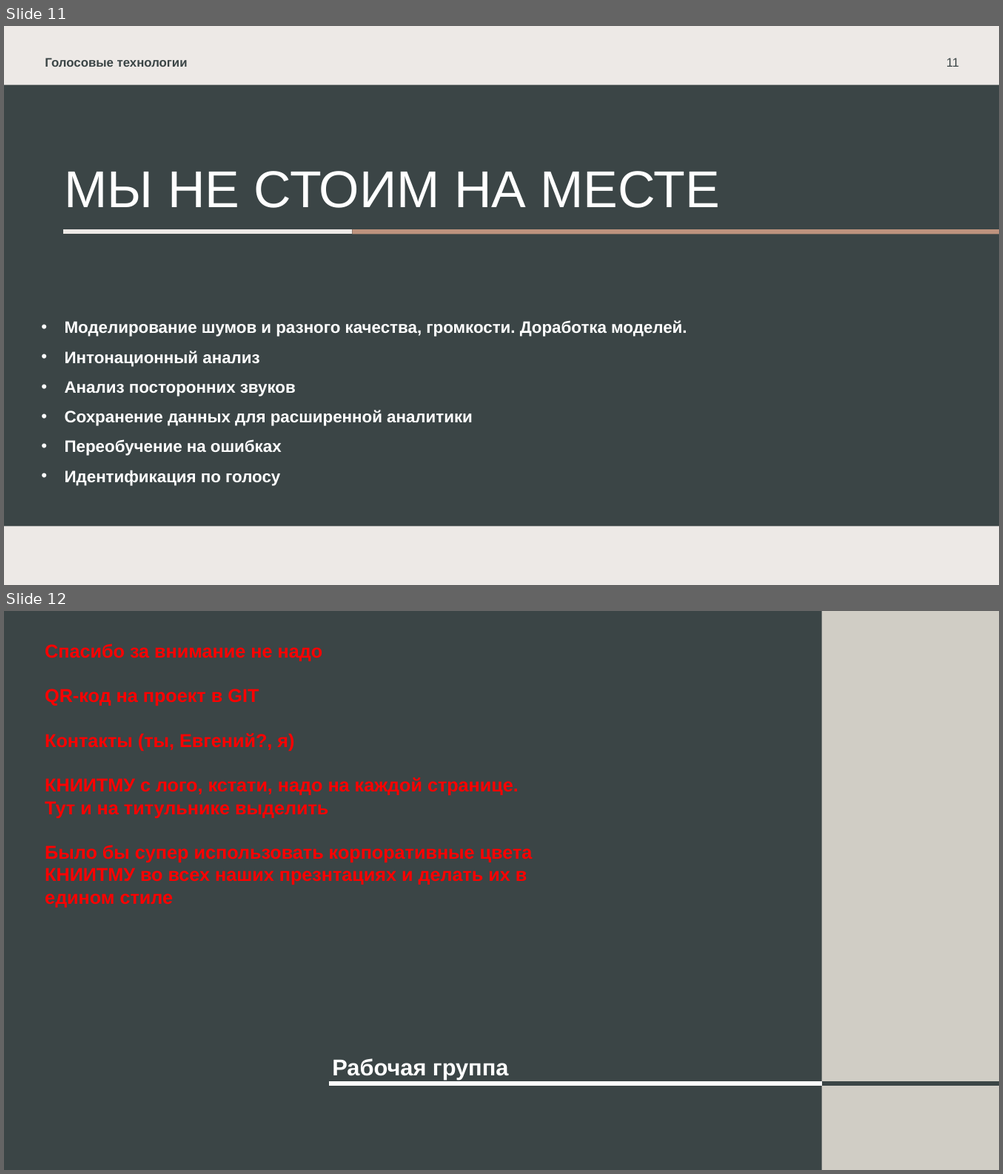
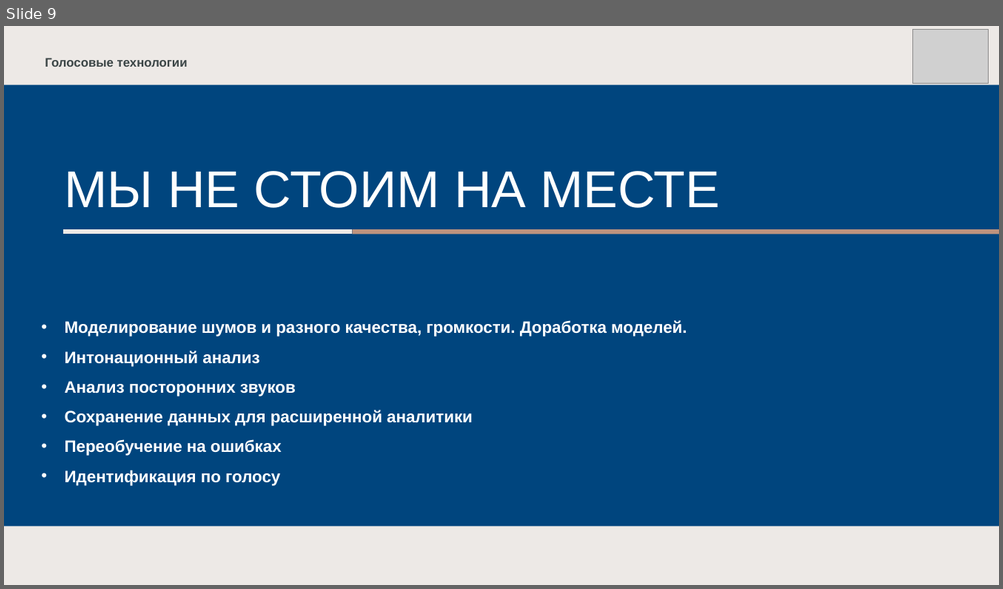
Before and after one commit to dmitrii-naumenko/Pet_SST_NLP, a slide deck: Презентация.pptx. Shown one above the other, each under a label of ours: slides 11 and 12 before the commit, slide 9 after it. The pictures are 1003x1174 and 1003x589 pixels, drawn with LibreOffice and Linux fonts; fonts in the diff are those of the drawing; grey boxes stand for pictures. Boxes give left, top, right and bottom in pixels: in the first picture for what was removed or moved away, otherwise in the second. Text is boxed around its words. In the diff, an @@ line names an element or a change of style, - is before the commit and + after.

```diff
--- a/Презентация.pptx
+++ b/Презентация.pptx
@@ slide 12 removed at bbox=[4, 611, 999, 1170], background #D0CDC5 @@
@@ rectangle removed at bbox=[4, 611, 822, 1170] @@
@@ text removed at bbox=[45, 644, 532, 908] @@
-Спасибо за внимание не надо
-QR-код на проект в GIT
-Контакты (ты, Евгений?, я)
-КНИИТМУ с лого, кстати, надо на каждой странице.
-Тут и на титульнике выделить
-Было бы супер использовать корпоративные цвета КНИИТМУ во всех наших презнтациях и делать их в едином стиле
@@ text removed at bbox=[332, 1059, 509, 1080] @@
-Рабочая группа
@@ line removed from (329, 1084) to (822, 1084) @@
@@ line removed from (822, 1084) to (999, 1084) @@
@@ what was slide 11 is now slide 9 @@
@@ slide 9 changed as well @@
@@ picture added at bbox=[913, 30, 988, 84] @@
@@ page number removed at bbox=[946, 58, 959, 67] @@
-11
@@ rectangle at bbox=[4, 85, 999, 527]: fill #3B4546 to #00457E @@
```
Also in this commit, not shown: 8 other slides changed, 1 slide added, 2 other slides removed.
